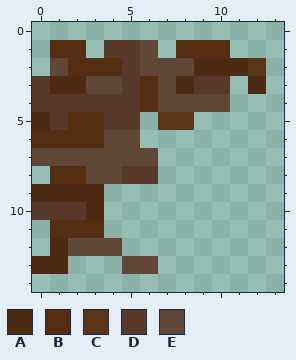
Two states of a pixel-art sprite, src/assets/block/wood/red/top_left/wood_red_top_left_1.png. This is how it looked before the edit.
The file is 20x20 pixels. Shown: x 0..13, y 0..14.
Palette (. is transparent): A #4d2b12  B #552e12  C #5d3518  D #59392c  E #604737
The result:
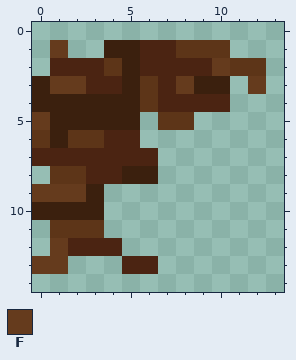
Colours new in this view: F #653b1d
Log entry: all new darker woods
Diff:
@@ palette @@
-D #59392c
+D #3b200e
-E #604737
+E #4b2412
@@ x 0..13 @@
  0 ..............
- 1 .BB.DDE.BBB...
- 2 .EBBBDEEEAAAC.
- 3 DAAEEDBEADD.A.
- 4 DDDDDDBEEEE...
- 5 ADBBDD.CC.....
- 6 BBBBEE........
+ 1 .F..DDEECCC...
+ 2 .EEECDEEEEFCC.
+ 3 DFFEEDCEFDD.F.
+ 4 DDDDDDCEEEE...
+ 5 FDDDDD.CC.....
+ 6 CDCCEE........
  7 EEEEEEE.......
- 8 .BBEEDD.......
- 9 AAAA..........
-10 DDDA..........
-11 .BBB..........
-12 .AEEE.........
-13 AA...EE.......
+ 8 .CCEEDD.......
+ 9 FFFD..........
+10 DDDD..........
+11 .CCC..........
+12 .FEEE.........
+13 FF...EE.......
 14 ..............
